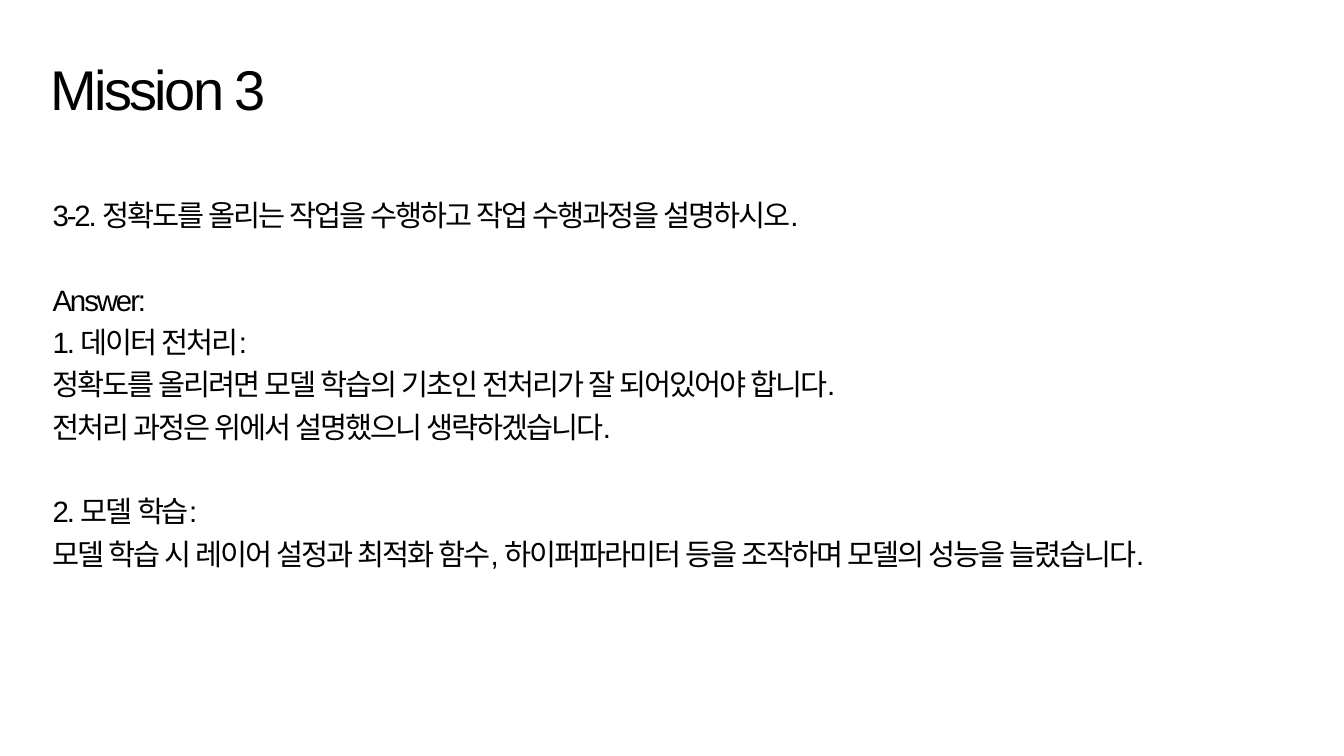
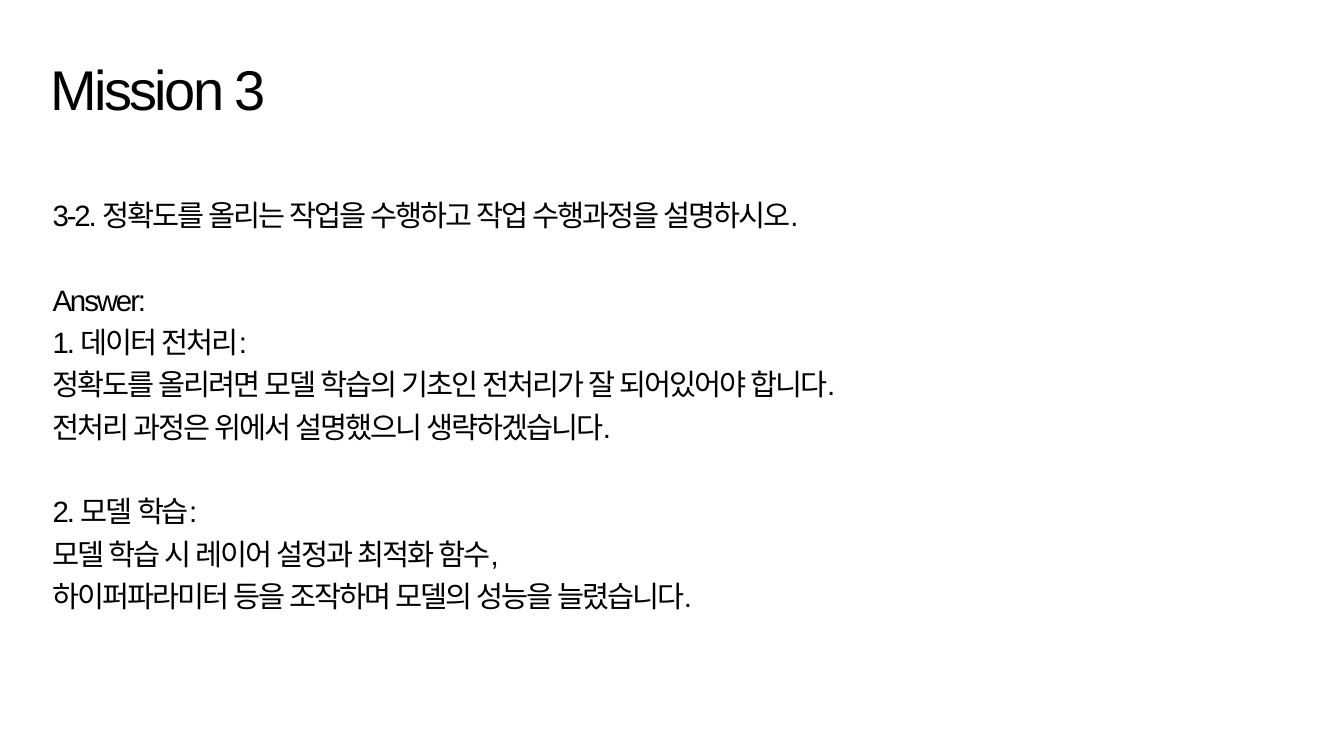
Before and after one commit to suk-6/22-dcc, a slide deck: slide 12 of 춘식이 발표자료.pptx. Drawn at 1344x756 pixels with LibreOffice and Linux fonts; fonts in the diff are those of the drawing; background and template pictures are left out. Boxes give left, top, right and bottom in pixels: in the first picture for what was removed or moved away, otherwise in the second. Text is boxed around its words. In the diff, an @@ line names an element or a change of style, - is before the commit and + after.

```diff
--- a/춘식이 발표자료.pptx
+++ b/춘식이 발표자료.pptx
@@ text at <box>53,540,692,610</box>: text changed @@
-모델 학습 시 레이어 설정과 최적화 함수, 하이퍼파라미터 등을 조작하며 모델의 성능을 늘렸습니다.
+모델 학습 시 레이어 설정과 최적화 함수,
+하이퍼파라미터 등을 조작하며 모델의 성능을 늘렸습니다.
```
Also in this commit, not shown: 9 other slides changed.
